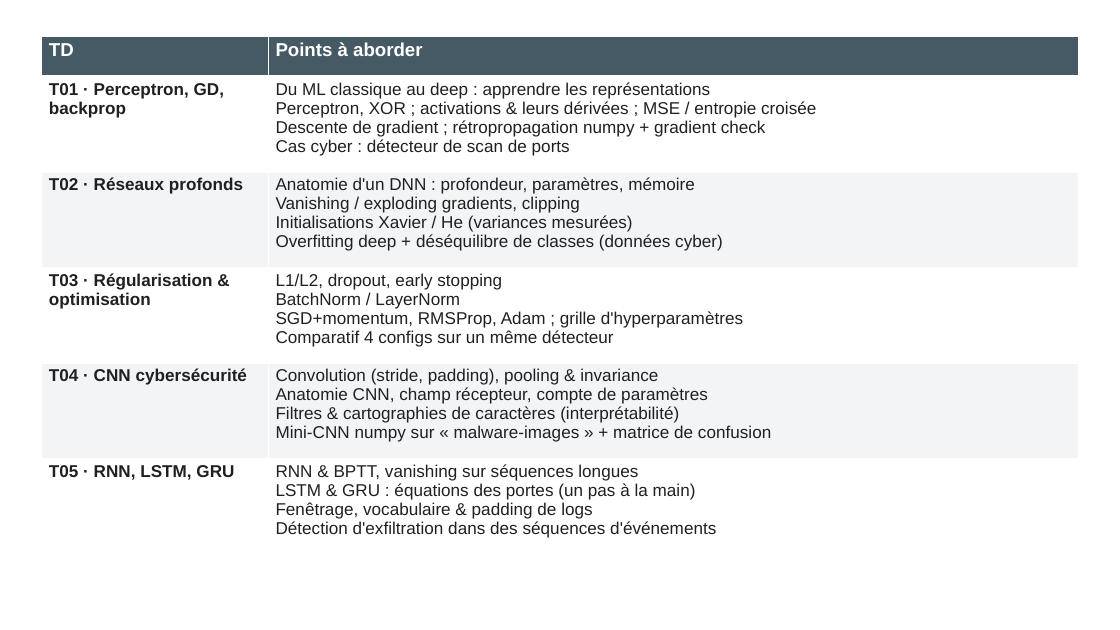
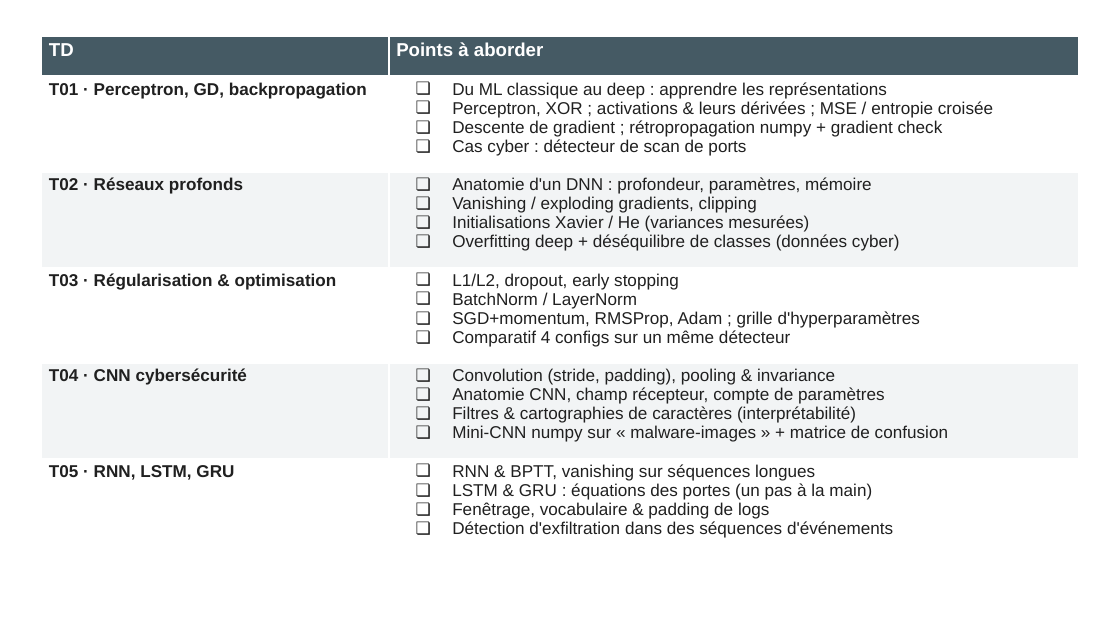
Before and after one commit to huynhdoo/EFREI_DL, a slide deck: slide 2 of slides/EFREI - DL.pptx. Drawn at 1120x630 pixels with LibreOffice and Linux fonts; fonts in the diff are those of the drawing. Boxes give left, top, right and bottom in pixels: in the first picture for what was removed or moved away, otherwise in the second. Text is boxed around its words. In the diff, an @@ line names an element or a change of style, - is before the commit and + after.

```diff
--- a/slides/EFREI - DL.pptx
+++ b/slides/EFREI - DL.pptx
@@ table at bbox=[41, 37, 1079, 542] @@
-row 2, column 1: T01 · Perceptron, GD, backprop
+row 2, column 1: T01 · Perceptron, GD, backpropagation
@@ bullet none to ❏ @@
```
Also in this commit, not shown: 2 other slides changed.
